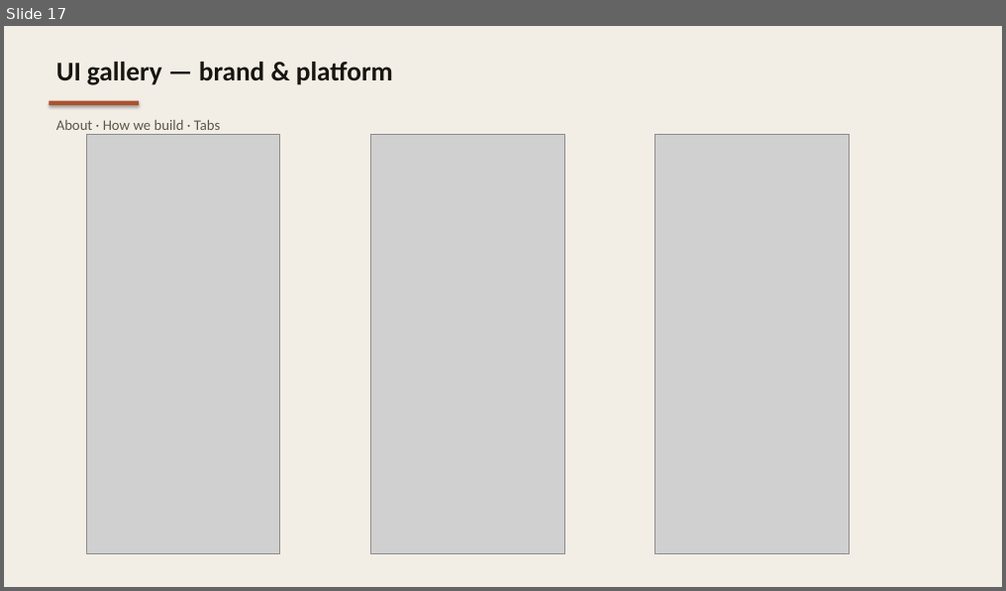
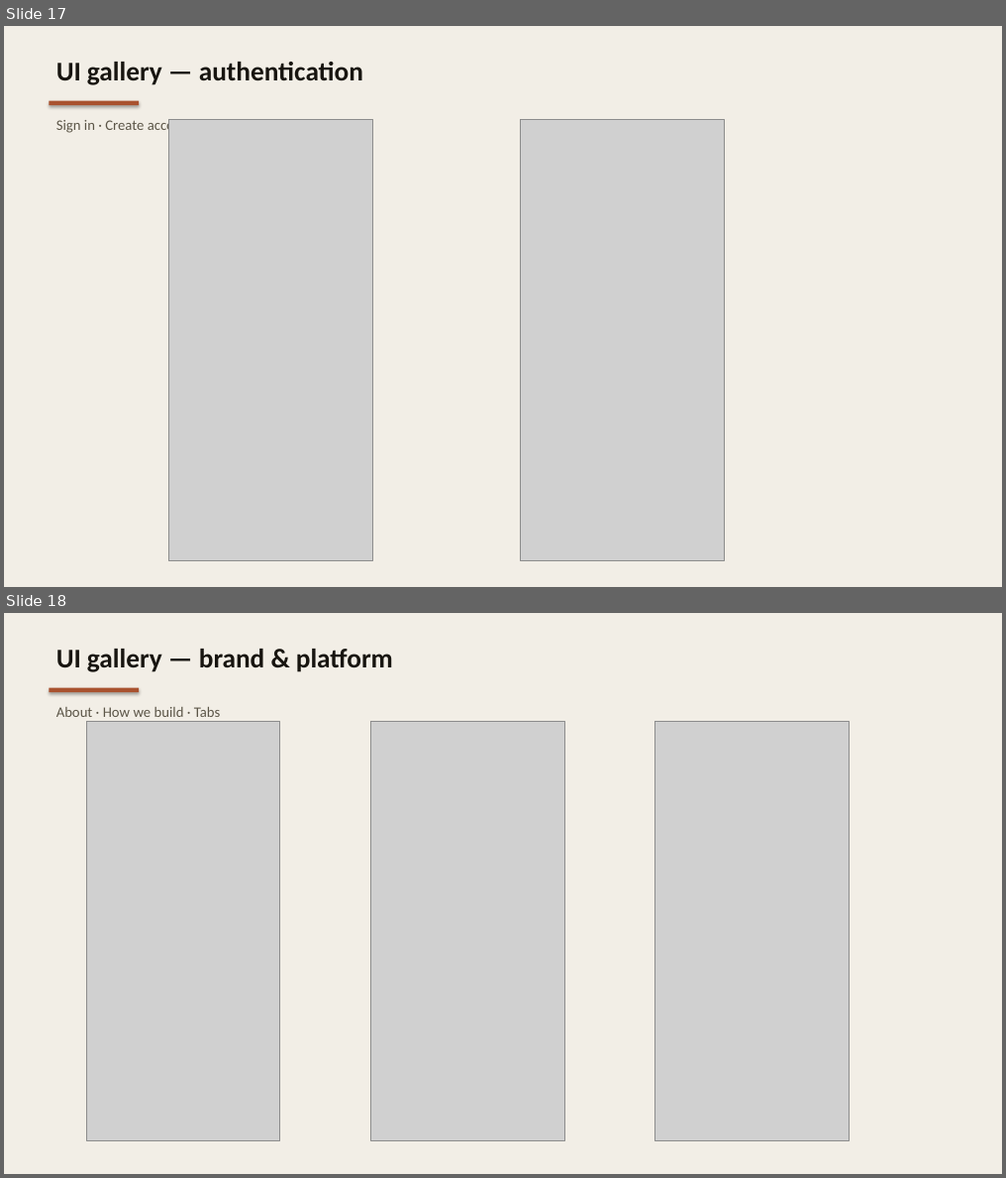
Before and after one commit to tanmays0/ARCHIVE-APP, a slide deck: docs/submission/Tanmay_Shinde_CPAD_Assignments_1-10_ARCHIVE_Presentation.pptx. Shown one above the other, each under a label of ours: slide 17 before the commit, slides 17 and 18 after it. The pictures are 1006x591 and 1006x1178 pixels, drawn with LibreOffice and Linux fonts; fonts in the diff are those of the drawing; grey boxes stand for pictures. Boxes give left, top, right and bottom in pixels: in the first picture for what was removed or moved away, otherwise in the second. Text is boxed around its words. In the diff, an @@ line names an element or a change of style, - is before the commit and + after.

```diff
--- a/docs/submission/Tanmay_Shinde_CPAD_Assignments_1-10_ARCHIVE_Presentation.pptx
+++ b/docs/submission/Tanmay_Shinde_CPAD_Assignments_1-10_ARCHIVE_Presentation.pptx
@@ slide 17 added at [4,26,1002,587], background #F2EEE6 @@
@@ text added at [56,62,363,85], 26 pt, text #181510, bold @@
+UI gallery — authentication
@@ rectangle added at [49,101,139,105], fill #A9522F @@
@@ text added at [56,119,194,134], 14 pt, text #5C5648 @@
+Sign in · Create account
@@ picture added at [168,120,373,562] @@
@@ picture added at [521,120,725,562] @@
@@ what was slide 17 is now slide 18 @@
```
Also in this commit, not shown: 1 slide changed, 2 other files.
